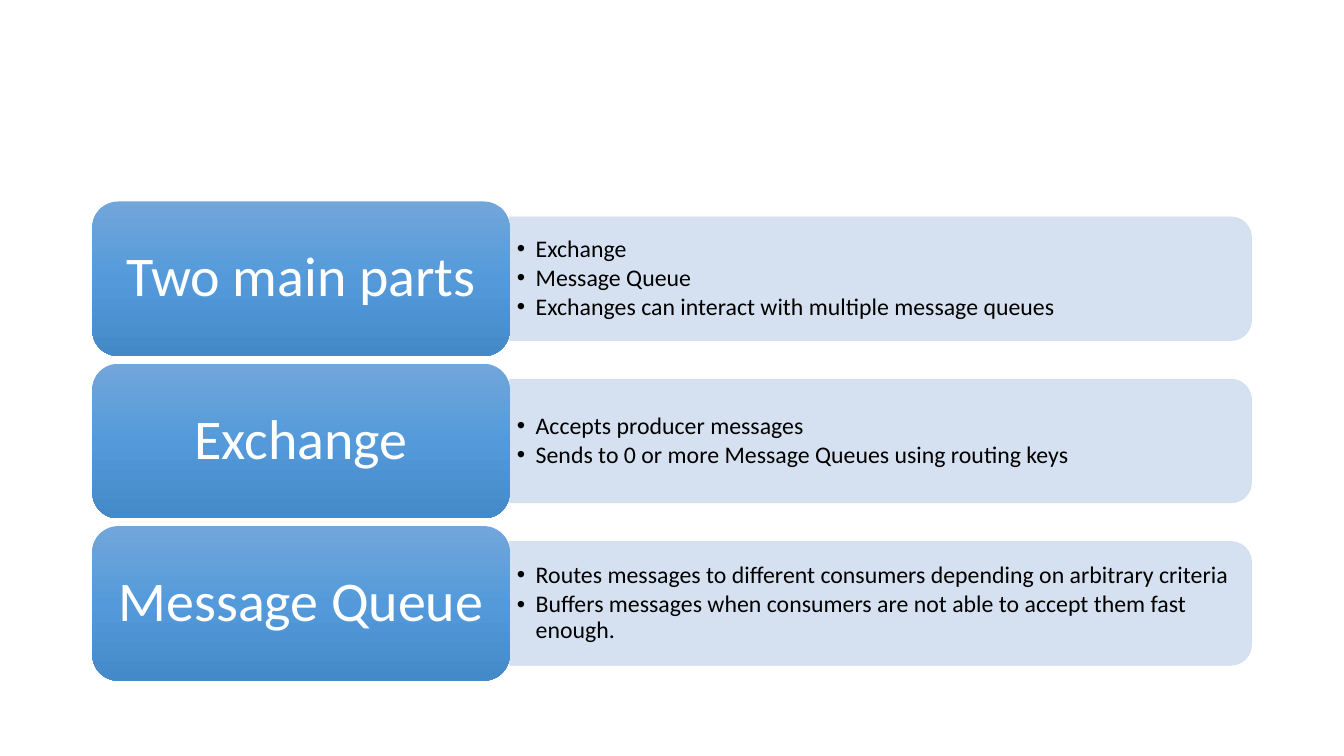
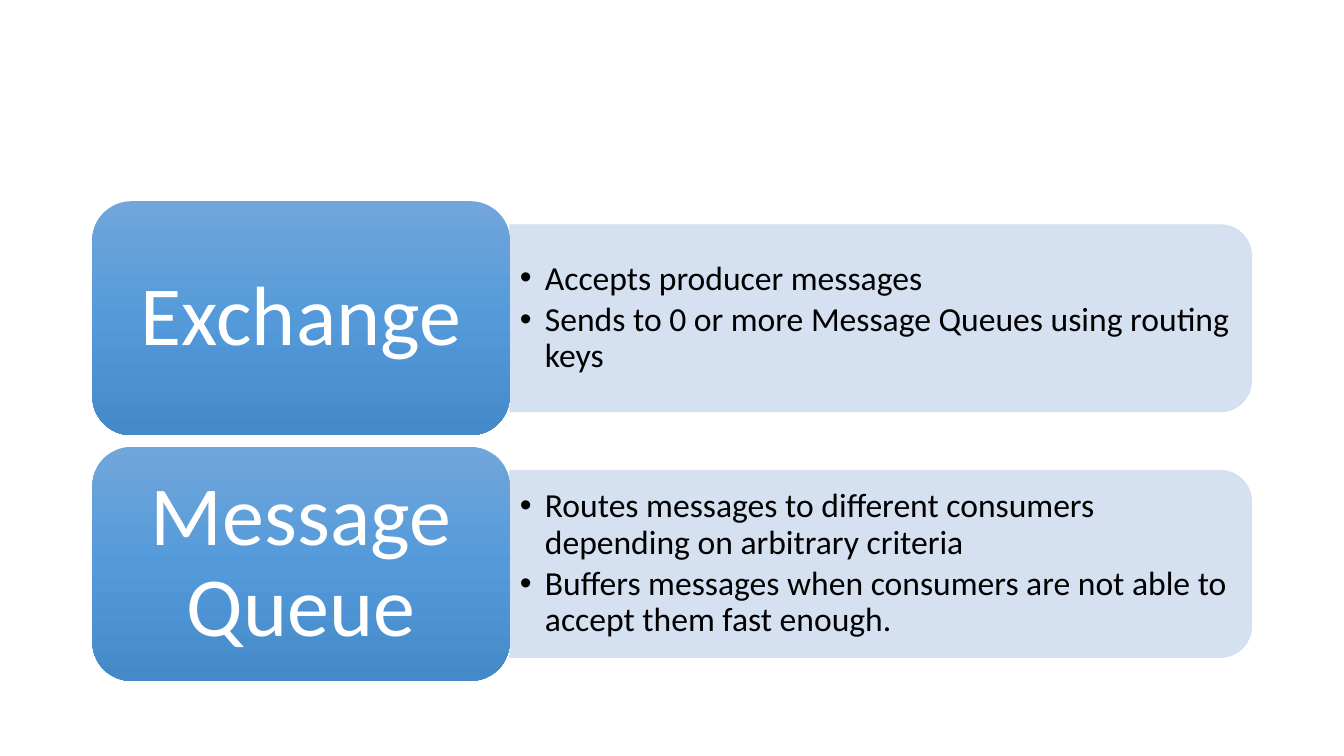
Before and after one commit to airavata-courses/airavata-courses.github.io, a slide deck: slide 10 of slides/CS649-Fall2017-MessagingAndMicroservices.pptx (slide 9 before the commit). Drawn at 1344x756 pixels with LibreOffice and Linux fonts; fonts in the diff are those of the drawing. Boxes give left, top, right and bottom in pixels: in the first picture for what was removed or moved away, otherwise in the second. Text is boxed around its words. In the diff, an @@ line names an element or a change of style, - is before the commit and + after.

Commit message:
Updates to lecture slides

```diff
--- a/slides/CS649-Fall2017-MessagingAndMicroservices.pptx
+++ b/slides/CS649-Fall2017-MessagingAndMicroservices.pptx
@@ rounded rectangle: place and size @@
-rounded rectangle at (93, 202, 510, 356)
+rounded rectangle at (93, 202, 510, 436)
@@ text "Exchange" at (141, 286, 461, 360): size 40 to 60 pt; more space between paragraphs @@
@@ text "Exchange": place and size @@
-text "Exchange" at (194, 420, 407, 469)
+text "Exchange" at (141, 286, 461, 360)
@@ text "Accepts producer messages" at (545, 266, 1229, 373): size 17 to 24 pt; indent changed; more space between paragraphs @@
@@ text "Accepts producer messages": place and size @@
-text "Accepts producer messages" at (536, 417, 1068, 467)
+text "Accepts producer messages" at (545, 266, 1229, 373)
@@ round same rect: place and size @@
-round same rect at (510, 217, 1252, 341)
+round same rect at (510, 225, 1252, 412)
@@ group removed at (93, 240, 1252, 518): 2 texts, 1 round same rect, 1 rounded rectangle @@
-  • Exchange
-  • Message Queue
-  • Exchanges can interact with multiple message queues
-Two main parts
@@ rounded rectangle: place and size @@
-rounded rectangle at (93, 526, 510, 681)
+rounded rectangle at (93, 447, 510, 681)
@@ text "Message Queue": place and size @@
-text "Message Queue" at (119, 584, 483, 631)
+text "Message Queue" at (151, 491, 451, 647)
@@ text "Message Queue" at (151, 491, 451, 647): size 40 to 60 pt; more space between paragraphs @@
@@ round same rect: place and size @@
-round same rect at (510, 542, 1252, 666)
+round same rect at (510, 470, 1252, 657)
@@ text "Routes messages to different consumers ...": place and size @@
-text "Routes messages to different consumers ..." at (536, 566, 1228, 642)
+text "Routes messages to different consumers ..." at (545, 493, 1227, 637)
@@ text "Routes messages to different consumers ..." at (545, 493, 1227, 637): size 17 to 24 pt; indent changed; more space between paragraphs @@
```
Also in this commit, not shown: 1 slide added, 1 other file.
